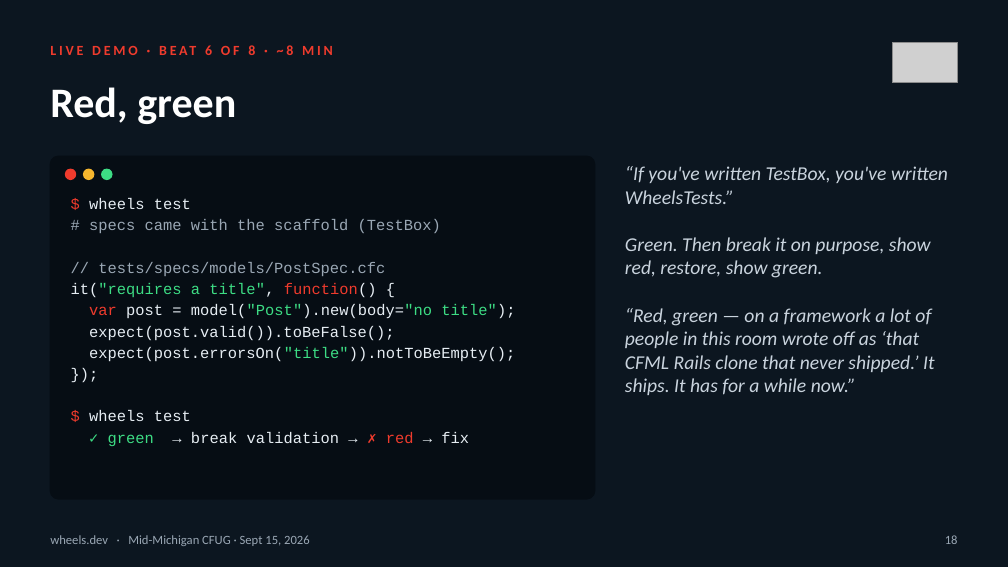
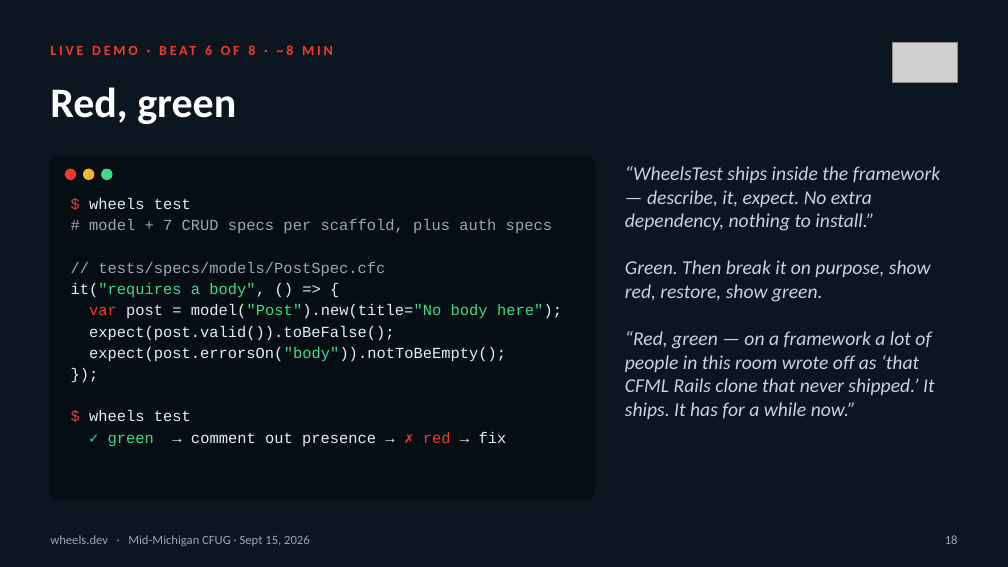
Before and after one commit to cfwheels/cfwheels, a slide deck: slide 18 of docs/presentations/cfug-2026-09-15/wheels-rails-style-cfml-mmcfug-2026-09-15.pptx. Drawn at 1008x567 pixels with LibreOffice and Linux fonts; fonts in the diff are those of the drawing; grey boxes stand for pictures. Boxes give left, top, right and bottom in pixels: in the first picture for what was removed or moved away, otherwise in the second. Text is boxed around its words. In the diff, an @@ line names an element or a change of style, - is before the commit and + after.

Commit message:
Update wheels-rails-style-cfml-mmcfug-2026-09-15.pptx
presentation

```diff
--- a/docs/presentations/cfug-2026-09-15/wheels-rails-style-cfml-mmcfug-2026-09-15.pptx
+++ b/docs/presentations/cfug-2026-09-15/wheels-rails-style-cfml-mmcfug-2026-09-15.pptx
@@ text at [625,166,940,231]: text changed @@
-“If you've written TestBox, you've written WheelsTests.”
+“WheelsTest ships inside the framework — describe, it, expect. No extra dependency, nothing to install.”
@@ text at [89,219,552,233]: text changed @@
-# specs came with the scaffold (TestBox)
+# model + 7 CRUD specs per scaffold, plus auth specs
@@ text at [71,283,562,319]: text changed @@
-it("requires a title", function() {
-var post = model("Post").new(body="no title");
+it("requires a body", () => {
+var post = model("Post").new(title="No body here");
@@ text at [89,347,506,362]: text changed @@
-expect(post.errorsOn("title")).notToBeEmpty();
+expect(post.errorsOn("body")).notToBeEmpty();
@@ text at [108,432,507,446]: text changed @@
-✓ green → break validation → ✗ red → fix
+✓ green → comment out presence → ✗ red → fix
```
Also in this commit, not shown: 22 other slides changed.
